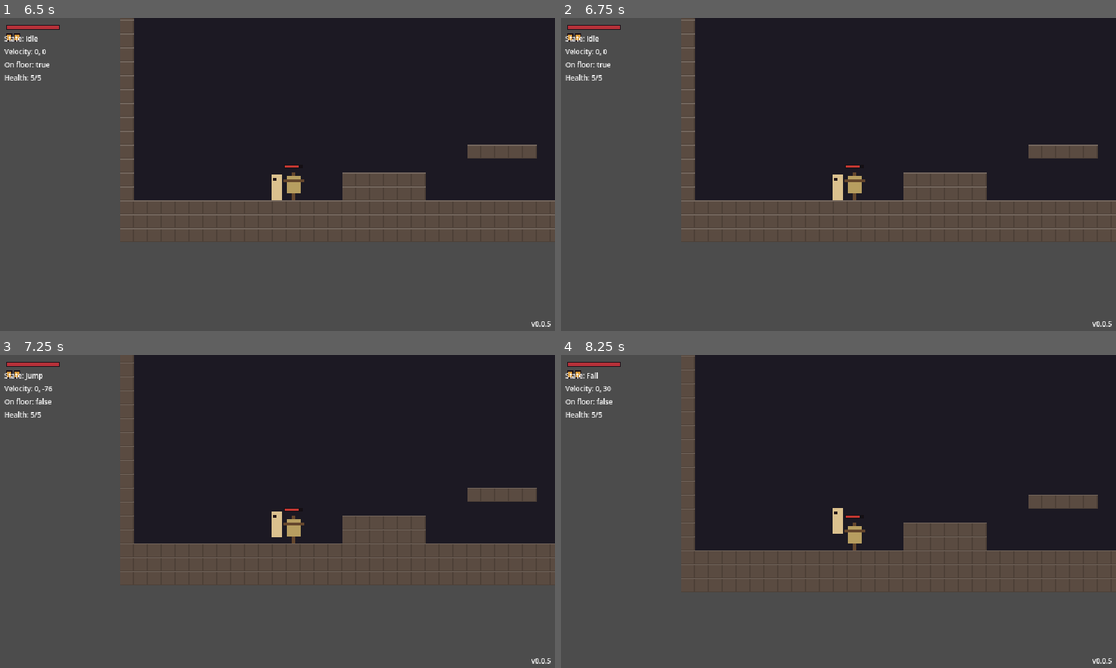
Above: before the commit, frames 1-4 (two rows, left to right).
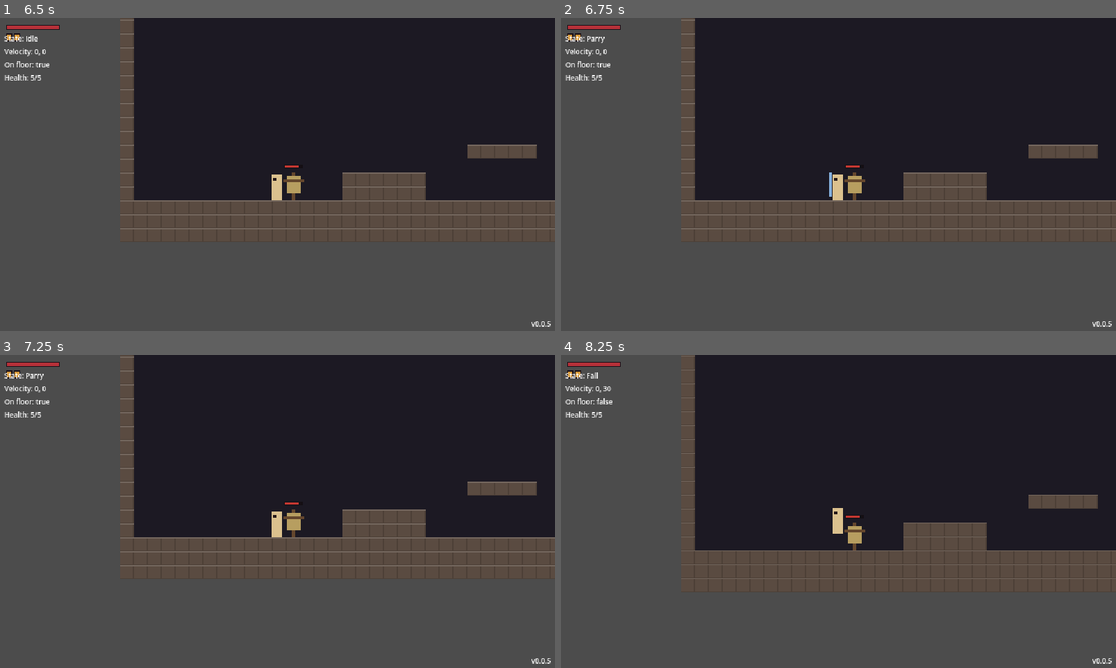
Above: after the commit, the same moments.

Repository: yuriisytnyk1996/The-Last-Sich
Game: Godot game, scene res://levels/test_room.tscn
Same seed, same stepped clock (60 frames per second), same inputs: the game is played once before the commit and once after it. This scene is started directly instead of the project's main scene.
Inputs (mouse positions are in pixels of both pictures, inside the frame that each line leads up to):
- Up to frame 1 (6.5 s): tap Enter at 0.5 s; move the mouse to (399, 158) at 0.52 s; hold D (move_right) 0.53-1.25 s; tap J (attack) at 0.6, 3.6 s; click (399, 158) at 0.67 s; tap Space (jump) at 0.77, 1.07, 2, 3.77, 4.07 s; tap F (heal) at 0.8, 3.8, 5.1 s; drag from (166, 190) to (360, 196) at 1.27 s; move the mouse to (333, 105) at 2.02 s; hold D (move_right) 2.03-2.75 s; hold Space (jump) 2.03-2.75 s; tap K (parry, bound only after the commit) at 2.1 s; click (333, 105) at 2.17 s; drag from (249, 237) to (111, 127) at 2.77 s; move the mouse to (444, 221) at 3.52 s; hold A (move_left) 3.53-4.25 s; click (444, 221) at 3.67 s; drag from (111, 127) to (194, 96) at 4.27 s; move the mouse to (305, 174) at 5.02 s; hold S (move_down) 5.03-5.75 s; hold Space (jump) 5.03-5.75 s; click (305, 174) at 5.17 s; drag from (194, 96) to (294, 199) at 5.77 s
- Up to frame 2 (6.75 s): tap Enter at 6.5 s; move the mouse to (960, 158) at 6.52 s; hold W (move_up) from 6.53 s (still down); tap K (parry, bound only after the commit) at 6.6 s; click (960, 158) at 6.67 s
- Up to frame 3 (7.25 s): keep holding W (move_up); tap Space (jump) at 6.77, 7.07 s; tap F (heal) at 6.8 s
- Up to frame 4 (8.25 s): release W (move_up) at 7.25 s; drag from (727, 527) to (810, 574) at 7.27 s; tap Space (jump) at 8 s; move the mouse to (894, 442) at 8.02 s; hold S (move_down) from 8.03 s (still down); hold Space (jump) from 8.03 s (still down); tap F (heal) at 8.1 s; click (894, 442) at 8.17 s

Frame 1 is identical in both runs. In frame 2, less than 0.1% of the frame differs, in the area x 4-49%, y 5-58%; in frame 3, 3.9%, in the area x 4-100%, y 0-70%; in frame 4, nothing differs.

Commit message:
feat(combat): add parry and riposte
A timed guard deflects parryable melee swings: no damage, the attacker
is pushed back and stunned, and attack within a short window starts an
invincible heavy counter-slash. A guard that catches nothing leaves the
player stuck in place. Hitboxes opt in with `parryable`; the raider's
slash does. New `parry` action (K / left shoulder), rebindable.

Diff:
--- a/actors/enemies/enemy_damage.gd
+++ b/actors/enemies/enemy_damage.gd
@@ -9,6 +9,8 @@
 ## Poise: after `max_staggers` staggers in a row the enemy stops flinching
 ## and strikes back as soon as the player is in reach. The count resets
 ## after `poise_recovery` without being hit, or when an attack finishes.
+##
+## A parried attack stuns the enemy for `stun_time` (see `stun()`).
 
 @export_group("Hurt")
 ## Seconds without control after a normal hit.
@@ -23,6 +25,12 @@
 @export var max_staggers := 3
 ## Seconds without being hit before the stagger count resets.
 @export var poise_recovery := 1.5
+
+@export_group("Stun")
+## Seconds an enemy stays stunned after its attack is parried.
+@export var stun_time := 1.0
+## Speed it is pushed away from the player when parried (px/s).
+@export var stun_knockback := 100.0
 
 @export_group("Death")
 ## Seconds the body stays before it starts fading.
@@ -111,5 +119,14 @@
 		enemy.state_machine.transition_to(EnemyState.ATTACK)
 
 
+## Its attack was parried by `hurtbox`: pushed back and helpless for a moment.
+func stun(hurtbox: Hurtbox) -> void:
+	var direction := signf(enemy.global_position.x - hurtbox.global_position.x)
+	if direction == 0.0:
+		direction = float(-enemy.facing)
+	knockback = direction * stun_knockback
+	enemy.state_machine.transition_to(EnemyState.STUNNED)
+
+
 func _on_died() -> void:
 	enemy.state_machine.transition_to(EnemyState.DEAD)
--- a/actors/enemies/enemy_state.gd
+++ b/actors/enemies/enemy_state.gd
@@ -7,6 +7,7 @@
 const CHASE := &"Chase"
 const ATTACK := &"Attack"
 const HURT := &"Hurt"
+const STUNNED := &"Stunned"
 const DEAD := &"Dead"
 
 @onready var enemy := owner as Enemy
--- a/actors/enemies/raider/raider.tscn
+++ b/actors/enemies/raider/raider.tscn
@@ -12,6 +12,7 @@
 [ext_resource type="Script" path="res://actors/enemies/raider/states/saber_slash.gd" id="10_slash"]
 [ext_resource type="Script" path="res://actors/enemies/states/hurt.gd" id="11_hurt"]
 [ext_resource type="Script" path="res://actors/enemies/states/dead.gd" id="12_dead"]
+[ext_resource type="Script" path="res://actors/enemies/states/stunned.gd" id="13_stunned"]
 
 [sub_resource type="RectangleShape2D" id="body_shape"]
 size = Vector2(14, 28)
@@ -62,6 +63,15 @@
 mouse_filter = 2
 color = Color(2.5, 2.2, 0.8, 1)
 
+[node name="StunMark" type="ColorRect" parent="Visual"]
+visible = false
+offset_left = -5.0
+offset_top = -38.0
+offset_right = 5.0
+offset_bottom = -34.0
+mouse_filter = 2
+color = Color(0.7, 0.85, 1.6, 1)
+
 [node name="FloorProbe" type="RayCast2D" parent="Visual"]
 position = Vector2(10, -4)
 target_position = Vector2(0, 12)
@@ -80,6 +90,7 @@
 collision_mask = 0
 monitoring = false
 script = ExtResource("2_hitbox")
+parryable = true
 
 [node name="Shape" type="CollisionShape2D" parent="Visual/Attacks/Slash"]
 shape = SubResource("slash_shape")
@@ -151,5 +162,9 @@
 [node name="Hurt" type="Node" parent="StateMachine"]
 script = ExtResource("11_hurt")
 
+[node name="Stunned" type="Node" parent="StateMachine" node_paths=PackedStringArray("mark")]
+script = ExtResource("13_stunned")
+mark = NodePath("../../Visual/StunMark")
+
 [node name="Dead" type="Node" parent="StateMachine"]
 script = ExtResource("12_dead")
--- a/actors/enemies/states/enemy_attack_state.gd
+++ b/actors/enemies/states/enemy_attack_state.gd
@@ -6,6 +6,7 @@
 ##
 ## A hit during the wind-up interrupts the attack. Once the hitbox is out
 ## the attack is committed: hits still deal damage but don't stagger.
+## A `parryable` hitbox that gets parried stuns the enemy instead.
 
 enum Phase { STARTUP, ACTIVE, RECOVERY }
 
@@ -22,6 +23,10 @@
 
 var _phase := Phase.STARTUP
 var _time_left := 0.0
+
+
+func _ready() -> void:
+	hitbox.parried.connect(_on_parried)
 
 
 func enter(_previous_state: StringName) -> void:
@@ -73,6 +78,10 @@
 			finished.emit(alert_state())
 
 
+func _on_parried(hurtbox: Hurtbox) -> void:
+	enemy.damage.stun(hurtbox)
+
+
 func _show_telegraph(shown: bool) -> void:
 	if telegraph:
 		telegraph.visible = shown
--- /dev/null
+++ b/actors/enemies/states/stunned.gd
@@ -0,0 +1,32 @@
+extends EnemyState
+## Its attack was parried: pushed back a little, then helpless for
+## `EnemyDamage.stun_time`. Poise is restored, so any hit staggers it,
+## and a riposte lands in full.
+
+## Placeholder shown above the head while stunned. Optional.
+@export var mark: CanvasItem
+
+var _time_left := 0.0
+
+
+func enter(_previous_state: StringName) -> void:
+	enemy.velocity.x = enemy.damage.knockback
+	_time_left = enemy.damage.stun_time
+	enemy.damage.reset_poise()
+	if mark:
+		mark.visible = true
+
+
+func exit() -> void:
+	if mark:
+		mark.visible = false
+
+
+func physics_update(delta: float) -> void:
+	enemy.apply_gravity(delta)
+	enemy.stop(delta)
+	enemy.move_and_slide()
+
+	_time_left -= delta
+	if _time_left <= 0.0:
+		finished.emit(alert_state())
--- /dev/null
+++ b/actors/player/abilities/parry.gd
@@ -0,0 +1,46 @@
+class_name PlayerParry
+extends Node
+## Parry and riposte: when to parry, the timing windows and the feedback.
+##
+## The Parry state raises the guard for `parry_window`. A `parryable`
+## enemy swing that reaches the hurtbox in that window is deflected: no
+## damage, the attacker is stunned, and the player gets `riposte_window` to
+## press attack for a Riposte. A guard that catches nothing leaves the
+## player open for `fail_recovery`.
+
+@export_group("Timing")
+## Seconds the guard is up after the press (s).
+@export var parry_window := 0.25
+## Seconds stuck in place after a guard that caught nothing (s).
+@export var fail_recovery := 0.35
+## After a parry, seconds to press attack for a riposte (s).
+@export var riposte_window := 0.5
+## Invincibility after a parry or riposte ends (s).
+@export var grace_time := 0.3
+
+@export_group("Feedback")
+## Freeze on a successful parry (s).
+@export var hit_stop := 0.12
+## Camera trauma on a successful parry (0 to 1).
+@export var shake := 0.35
+## Gamepad rumble on a successful parry (0 to 1).
+@export var rumble := 0.6
+@export var rumble_time := 0.15
+
+@onready var player := owner as Player
+
+
+## Parry was just pressed on the ground. A jump pressed in the same frame wins.
+func wants() -> bool:
+	return (
+		Input.is_action_just_pressed("parry")
+		and not Input.is_action_just_pressed("jump")
+		and player.is_on_floor()
+	)
+
+
+## Freeze, shake and rumble for a successful parry.
+func play_feedback() -> void:
+	HitStop.freeze(hit_stop)
+	Events.camera_shake_requested.emit(shake)
+	Rumble.play(rumble, rumble_time)
--- a/actors/player/player.gd
+++ b/actors/player/player.gd
@@ -74,6 +74,7 @@
 @onready var drop_through: PlayerDropThrough = $DropThrough
 @onready var ladder_climb: PlayerLadderClimb = $LadderClimb
 @onready var flasks: PlayerFlasks = $Flasks
+@onready var parry: PlayerParry = $Parry
 
 
 func _physics_process(delta: float) -> void:
@@ -94,9 +95,6 @@
 		_attack_buffer_timer = maxf(_attack_buffer_timer - delta, 0.0)
 
 	_dash_cooldown_timer = maxf(_dash_cooldown_timer - delta, 0.0)
-
-
-# --- Helpers used by the states ---
 
 
 func get_move_axis() -> float:
--- a/actors/player/player.tscn
+++ b/actors/player/player.tscn
@@ -25,6 +25,9 @@
 [ext_resource type="Script" path="res://actors/player/states/hard_landing.gd" id="23_hard"]
 [ext_resource type="Script" path="res://actors/player/abilities/flasks.gd" id="24_flasks"]
 [ext_resource type="Script" path="res://actors/player/states/heal.gd" id="25_heal"]
+[ext_resource type="Script" path="res://actors/player/abilities/parry.gd" id="26_parry"]
+[ext_resource type="Script" path="res://actors/player/states/parry.gd" id="27_parry_state"]
+[ext_resource type="Script" path="res://actors/player/states/attacks/riposte.gd" id="28_riposte"]
 
 [sub_resource type="RectangleShape2D" id="body_shape"]
 size = Vector2(12, 30)
@@ -37,6 +40,9 @@
 
 [sub_resource type="RectangleShape2D" id="crouch_attack_shape"]
 size = Vector2(22, 10)
+
+[sub_resource type="RectangleShape2D" id="riposte_shape"]
+size = Vector2(28, 20)
 
 [sub_resource type="RectangleShape2D" id="hurtbox_shape"]
 size = Vector2(10, 26)
@@ -77,6 +83,15 @@
 mouse_filter = 2
 color = Color(0.15, 0.1, 0.1, 1)
 
+[node name="Guard" type="ColorRect" parent="Visual"]
+visible = false
+offset_left = 7.0
+offset_top = -32.0
+offset_right = 10.0
+offset_bottom = -4.0
+mouse_filter = 2
+color = Color(0.6, 0.8, 1, 0.85)
+
 [node name="Attacks" type="Node2D" parent="Visual"]
 
 [node name="Side" type="Area2D" parent="Visual/Attacks"]
@@ -138,6 +153,29 @@
 offset_bottom = 5.0
 mouse_filter = 2
 color = Color(0.95, 0.92, 0.8, 0.6)
+
+[node name="Riposte" type="Area2D" parent="Visual/Attacks"]
+position = Vector2(18, -16)
+collision_layer = 8
+collision_mask = 0
+monitoring = false
+script = ExtResource("9_hitbox")
+damage = 3
+knockback_force = 180.0
+knockback_direction = Vector2(1, 0)
+reaction = 2
+
+[node name="Shape" type="CollisionShape2D" parent="Visual/Attacks/Riposte"]
+shape = SubResource("riposte_shape")
+disabled = true
+
+[node name="Slash" type="ColorRect" parent="Visual/Attacks/Riposte"]
+offset_left = -14.0
+offset_top = -10.0
+offset_right = 14.0
+offset_bottom = 10.0
+mouse_filter = 2
+color = Color(1, 0.85, 0.5, 0.7)
 
 [node name="Health" type="Node" parent="."]
 script = ExtResource("14_health")
@@ -178,6 +216,9 @@
 [node name="Flasks" type="Node" parent="."]
 script = ExtResource("24_flasks")
 
+[node name="Parry" type="Node" parent="."]
+script = ExtResource("26_parry")
+
 [node name="Camera2D" type="Camera2D" parent="."]
 position = Vector2(0, -30)
 position_smoothing_enabled = true
@@ -227,6 +268,14 @@
 script = ExtResource("11_crouch_attack")
 hitbox = NodePath("../../Visual/Attacks/Crouch")
 
+[node name="Parry" type="Node" parent="StateMachine" node_paths=PackedStringArray("guard")]
+script = ExtResource("27_parry_state")
+guard = NodePath("../../Visual/Guard")
+
+[node name="Riposte" type="Node" parent="StateMachine" node_paths=PackedStringArray("hitbox")]
+script = ExtResource("28_riposte")
+hitbox = NodePath("../../Visual/Attacks/Riposte")
+
 [node name="Hurt" type="Node" parent="StateMachine"]
 script = ExtResource("12_hurt")
 
--- a/actors/player/states/attacks/player_attack_state.gd
+++ b/actors/player/states/attacks/player_attack_state.gd
@@ -21,7 +21,7 @@
 	player.consume_attack()
 	_started_on_floor = player.is_on_floor()
 	_phase = Phase.STARTUP
-	_time_left = player.attack_startup
+	_time_left = startup_time()
 
 
 func exit() -> void:
@@ -46,13 +46,27 @@
 		Phase.STARTUP:
 			hitbox.set_active(true)
 			_phase = Phase.ACTIVE
-			_time_left = player.attack_active
+			_time_left = active_time()
 		Phase.ACTIVE:
 			hitbox.set_active(false)
 			_phase = Phase.RECOVERY
-			_time_left = player.attack_recovery
+			_time_left = recovery_time()
 		Phase.RECOVERY:
 			finished.emit(ground_state() if player.is_on_floor() else FALL)
+
+
+## Phase lengths. The basic swings share the Player's attack timing;
+## special attacks override these.
+func startup_time() -> float:
+	return player.attack_startup
+
+
+func active_time() -> float:
+	return player.attack_active
+
+
+func recovery_time() -> float:
+	return player.attack_recovery
 
 
 ## Default movement, facing locked. A swing started on the ground plants
--- /dev/null
+++ b/actors/player/states/attacks/riposte.gd
@@ -0,0 +1,37 @@
+extends PlayerAttackState
+## The counter-attack after a parry: a quick lunge into a heavy slash while
+## the attacker is stunned. Invincible from start to finish, and for
+## `PlayerParry.grace_time` after.
+
+@export var startup := 0.06
+@export var active := 0.12
+@export var recovery := 0.3
+## Forward speed during the wind-up, closing the gap to the attacker (px/s).
+@export var lunge_speed := 160.0
+
+
+func enter(previous_state: StringName) -> void:
+	super.enter(previous_state)
+	player.hurtbox.set_invincible_for(INF)
+
+
+func exit() -> void:
+	super.exit()
+	player.hurtbox.set_invincible_for(player.parry.grace_time)
+
+
+func startup_time() -> float:
+	return startup
+
+
+func active_time() -> float:
+	return active
+
+
+func recovery_time() -> float:
+	return recovery
+
+
+func move(_delta: float) -> void:
+	var lunging := _phase == Phase.STARTUP and player.is_on_floor()
+	player.velocity.x = player.facing * lunge_speed if lunging else 0.0
--- a/actors/player/states/idle.gd
+++ b/actors/player/states/idle.gd
@@ -17,6 +17,8 @@
 		finished.emit(JUMP)
 	elif player.wants_dash():
 		finished.emit(DASH)
+	elif player.parry.wants():
+		finished.emit(PARRY)
 	elif player.wants_attack():
 		finished.emit(attack_state())
 	elif player.flasks.wants():
--- /dev/null
+++ b/actors/player/states/parry.gd
@@ -0,0 +1,85 @@
+extends PlayerState
+## Guard up, planted on the ground. Tuning lives in `PlayerParry`.
+##
+## GUARD: the hurtbox is parrying for `parry_window`. A parryable hit
+## switches to SUCCESS: the player turns to the attacker, is invincible and
+## can press attack for a Riposte within `riposte_window`. A guard that
+## caught nothing ends in FAILED, stuck in place for `fail_recovery`.
+## Unparryable hits (contact, hazards) still land and interrupt it.
+
+enum Phase { GUARD, SUCCESS, FAILED }
+
+## Placeholder shown while the guard is up, flashed on a parry.
+@export var guard: CanvasItem
+
+var _phase := Phase.GUARD
+var _time_left := 0.0
+var _flash: Tween
+
+
+func _ready() -> void:
+	await owner.ready
+	player.hurtbox.parried.connect(_on_parried)
+
+
+func enter(_previous_state: StringName) -> void:
+	_phase = Phase.GUARD
+	_time_left = player.parry.parry_window
+	player.hurtbox.parrying = true
+	guard.visible = true
+	guard.modulate = Color.WHITE
+
+
+func exit() -> void:
+	player.hurtbox.parrying = false
+	guard.visible = false
+	if _flash:
+		_flash.kill()
+	if _phase == Phase.SUCCESS:
+		# A Riposte entered next holds invincibility on its own.
+		player.hurtbox.set_invincible_for(player.parry.grace_time)
+
+
+func physics_update(delta: float) -> void:
+	player.apply_gravity(delta)
+	player.velocity.x = move_toward(player.velocity.x, 0.0, player.friction * delta)
+	player.move_and_slide()
+
+	if not player.is_on_floor():
+		finished.emit(FALL)
+		return
+	if _phase == Phase.SUCCESS and player.wants_attack():
+		finished.emit(RIPOSTE)
+		return
+
+	_time_left -= delta
+	if _time_left > 0.0:
+		return
+	if _phase == Phase.GUARD:
+		player.hurtbox.parrying = false
+		guard.visible = false
+		_phase = Phase.FAILED
+		_time_left = player.parry.fail_recovery
+	else:
+		finished.emit(ground_state())
+
+
+func _on_parried(hitbox: Hitbox) -> void:
+	if _phase != Phase.GUARD:
+		return
+	_phase = Phase.SUCCESS
+	_time_left = player.parry.riposte_window
+	player.hurtbox.parrying = false
+	player.hurtbox.set_invincible_for(INF)
+	player.consume_attack()
+	var direction := signf(hitbox.global_position.x - player.global_position.x)
+	if direction != 0.0:
+		player.set_facing(direction)
+	player.parry.play_feedback()
+	_flash_guard()
+
+
+func _flash_guard() -> void:
+	guard.modulate = Color(3.0, 3.0, 3.0)
+	_flash = create_tween()
+	_flash.tween_property(guard, ^"modulate", Color.WHITE, player.parry.riposte_window)
--- a/actors/player/states/player_state.gd
+++ b/actors/player/states/player_state.gd
@@ -13,6 +13,8 @@
 const SIDE_ATTACK := &"SideAttack"
 const UP_ATTACK := &"UpAttack"
 const CROUCH_ATTACK := &"CrouchAttack"
+const PARRY := &"Parry"
+const RIPOSTE := &"Riposte"
 const HURT := &"Hurt"
 const DEAD := &"Dead"
 
--- a/actors/player/states/run.gd
+++ b/actors/player/states/run.gd
@@ -17,6 +17,8 @@
 		finished.emit(JUMP)
 	elif player.wants_dash():
 		finished.emit(DASH)
+	elif player.parry.wants():
+		finished.emit(PARRY)
 	elif player.wants_attack():
 		finished.emit(attack_state())
 	elif player.flasks.wants():
--- a/autoload/input_settings.gd
+++ b/autoload/input_settings.gd
@@ -18,6 +18,7 @@
 	&"move_down",
 	&"jump",
 	&"attack",
+	&"parry",
 	&"dash",
 	&"heal",
 	&"interact",
--- a/components/combat/hitbox.gd
+++ b/components/combat/hitbox.gd
@@ -9,6 +9,9 @@
 
 ## Emitted when a Hurtbox accepts a hit from this hitbox.
 signal hit_landed(hurtbox: Hurtbox)
+## Emitted when a parrying Hurtbox deflects this hitbox. The attacker
+## listens to this to get stunned.
+signal parried(hurtbox: Hurtbox)
 
 ## How hard the receiver reacts. LIGHT: damage and flash, no knockback or
 ## stagger. NORMAL: stagger and knockback. HEAVY: longer stagger, more
@@ -31,6 +34,9 @@
 ## Keeps hurting a hurtbox that stays inside it, each time that hurtbox's
 ## invincibility ends. For hazards and contact damage, not for swings.
 @export var continuous := false
+## A parrying hurtbox can deflect this hit. For telegraphed melee swings,
+## not for contact damage, hazards or projectiles.
+@export var parryable := false
 
 var _active := false
 var _has_hit := false
@@ -67,6 +73,11 @@
 	hit_landed.emit(hurtbox)
 
 
+## Called by the Hurtbox that parried this hit. No damage is dealt.
+func register_parry(hurtbox: Hurtbox) -> void:
+	parried.emit(hurtbox)
+
+
 ## Multiplier for hit-stop and camera shake, from `reaction`.
 func feedback_scale() -> float:
 	return FEEDBACK_SCALE[reaction]
--- a/components/combat/hurtbox.gd
+++ b/components/combat/hurtbox.gd
@@ -8,10 +8,16 @@
 ## (knockback, flashing, sounds).
 
 signal hurt(hitbox: Hitbox)
+## A `parryable` hitbox arrived while `parrying` was on. No damage taken.
+signal parried(hitbox: Hitbox)
 
 @export var health: Health
 ## Seconds of immunity after a hit. 0 means every new hit counts.
 @export var invincibility_time := 0.0
+
+## While on, `parryable` hitboxes are deflected instead of landing, even
+## during invincibility. Other hitboxes hit as usual.
+var parrying := false
 
 var _invincible_left := 0.0
 
@@ -54,9 +60,13 @@
 
 func _on_area_entered(area: Area2D) -> void:
 	var hitbox := area as Hitbox
-	if hitbox == null or is_invincible():
+	if hitbox == null or (health and health.is_dead()):
 		return
-	if health and health.is_dead():
+	if parrying and hitbox.parryable:
+		parried.emit(hitbox)
+		hitbox.register_parry(self)
+		return
+	if is_invincible():
 		return
 
 	_invincible_left = invincibility_time
--- a/project.godot
+++ b/project.godot
@@ -80,6 +80,12 @@
 , Object(InputEventJoypadButton,"resource_local_to_scene":false,"resource_name":"","device":-1,"button_index":2,"pressure":0.0,"pressed":false,"script":null)
 ]
 }
+parry={
+"deadzone": 0.3,
+"events": [Object(InputEventKey,"resource_local_to_scene":false,"resource_name":"","device":-1,"window_id":0,"alt_pressed":false,"shift_pressed":false,"ctrl_pressed":false,"meta_pressed":false,"pressed":false,"keycode":0,"physical_keycode":75,"key_label":0,"unicode":0,"location":0,"echo":false,"script":null)
+, Object(InputEventJoypadButton,"resource_local_to_scene":false,"resource_name":"","device":-1,"button_index":9,"pressure":0.0,"pressed":false,"script":null)
+]
+}
 dash={
 "deadzone": 0.3,
 "events": [Object(InputEventKey,"resource_local_to_scene":false,"resource_name":"","device":-1,"window_id":0,"alt_press …(195 unchanged characters)…
--- a/ui/menus/options/controls_options.gd
+++ b/ui/menus/options/controls_options.gd
@@ -10,6 +10,7 @@
 	&"move_down": "Down / crouch",
 	&"jump": "Jump",
 	&"attack": "Attack",
+	&"parry": "Parry",
 	&"dash": "Dash",
 	&"heal": "Heal",
 	&"interact": "Interact",
Not shown, added: actors/enemies/states/stunned.gd.uid
Not shown, added: actors/player/abilities/parry.gd.uid
Not shown, added: actors/player/states/attacks/riposte.gd.uid
Not shown, added: actors/player/states/parry.gd.uid
Not shown, changed: docs/guide/project-structure.md
Not shown, changed: docs/roadmap.md
Not shown, changed: docs/systems/combat.md
Not shown, changed: docs/systems/enemies.md
Not shown, changed: docs/systems/input.md
Not shown, changed: docs/systems/player.md
